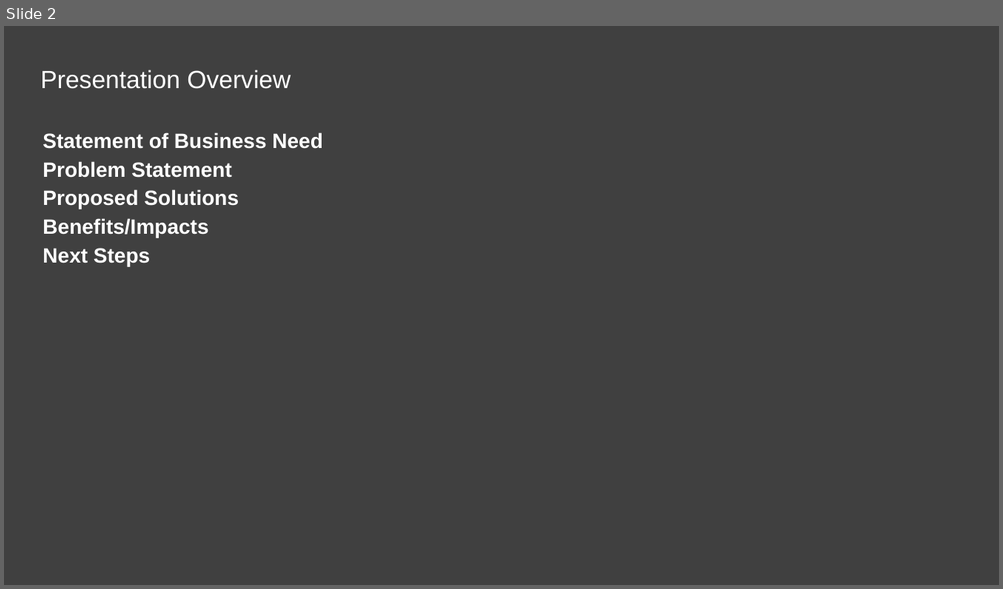
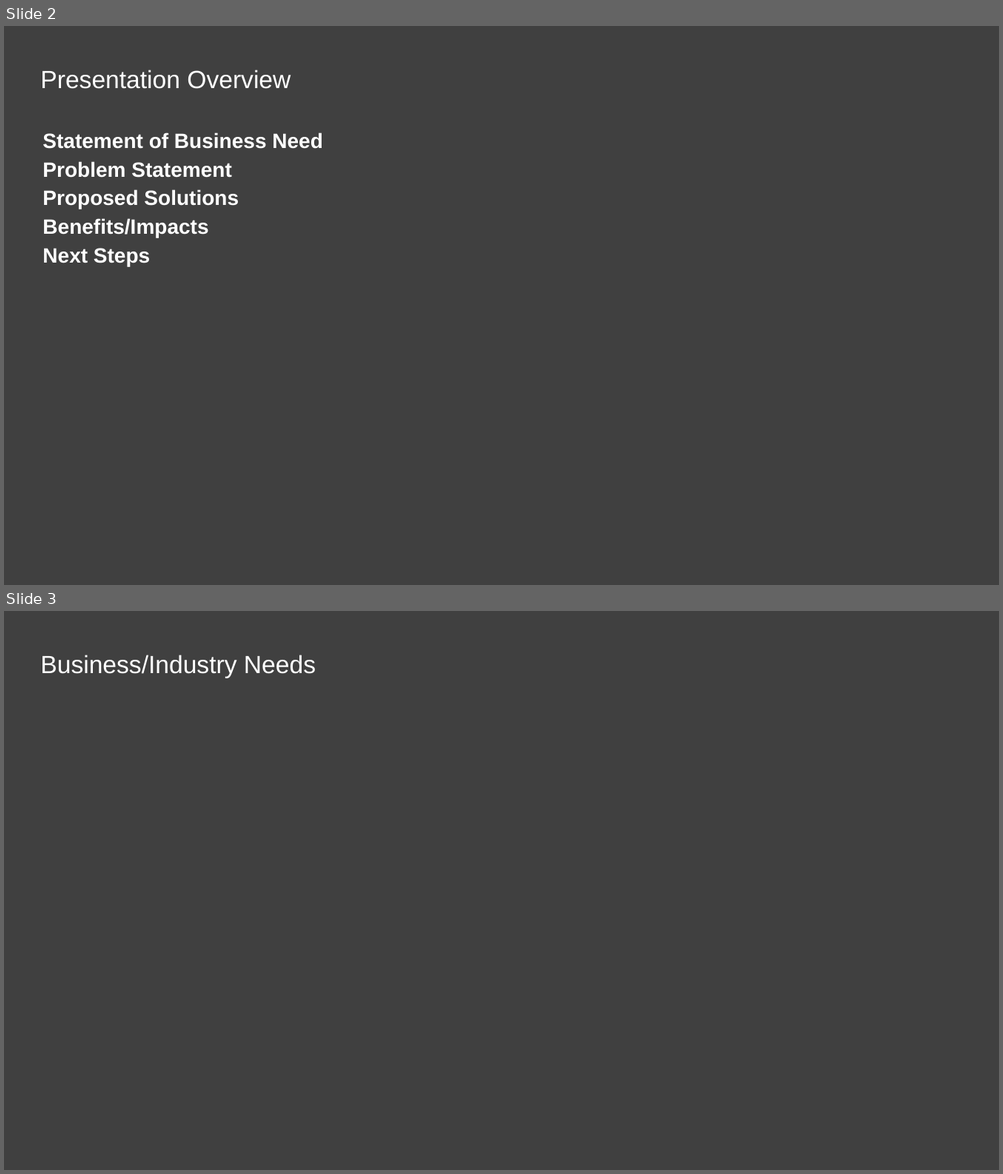
Before and after one commit to agile4mbsd/papers, a slide deck: 01 - Agile for Model-Based Standards Development/D - Presentations/PDES.Presentation.pptx. Shown one above the other, each under a label of ours: slide 2 before the commit, slides 2 and 3 after it. The pictures are 1003x589 and 1003x1174 pixels, drawn with LibreOffice and Linux fonts; fonts in the diff are those of the drawing; background and template pictures are left out. Boxes give left, top, right and bottom in pixels: in the first picture for what was removed or moved away, otherwise in the second. Text is boxed around its words. In the diff, an @@ line names an element or a change of style, - is before the commit and + after.

```diff
--- a/01 - Agile for Model-Based Standards Development/D - Presentations/PDES.Presentation.pptx
+++ b/01 - Agile for Model-Based Standards Development/D - Presentations/PDES.Presentation.pptx
@@ slide 3 added at (4,611,999,1170), background #404040 @@
@@ title added at (40,655,316,678), 24 pt, text #FFFFFF @@
+Business/Industry Needs
```
Also in this commit, not shown: 1 slide changed, 4 other slides added.
